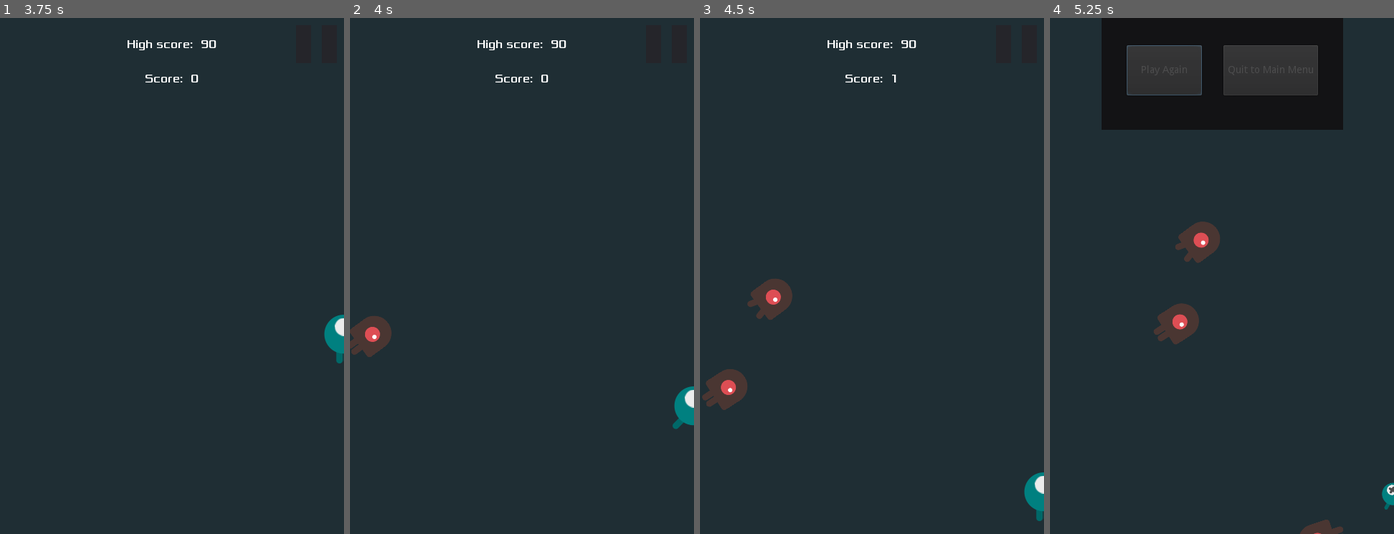
Above: before the commit, frames 1-4 (left to right).
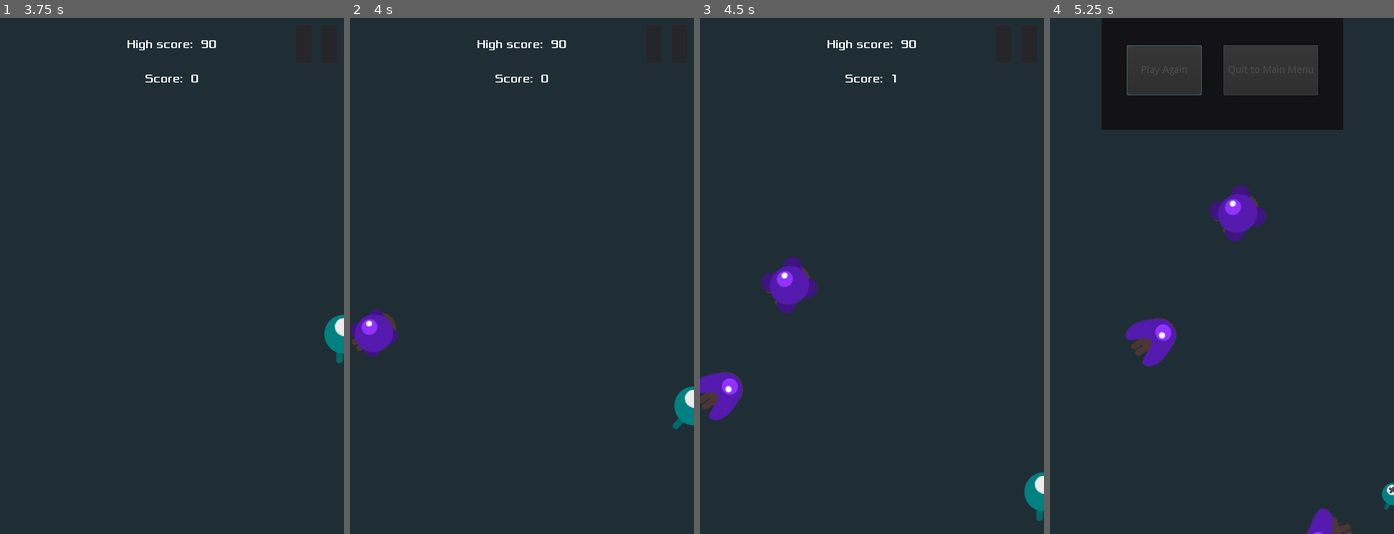
Above: after the commit, the same moments.

Repository: AlixBarreaux/dodge-the-beasties
Game: Godot game, scene res://scenes/Main.tscn
Two runs of this game, one before a commit and one after it. Both use one fixed random seed, a clock stepped at 60 frames per second and the inputs below.
Inputs (mouse positions are in pixels of both pictures, inside the frame that each line leads up to):
- Up to frame 1 (3.75 s): click "Play" at 0.5 s; click (316, 43) at 1.25 s; click "Resume" at 2 s; tap Enter at 2.75 s; move the mouse to (247, 250) at 2.77 s; press the mouse at (247, 250) at 2.78 s; hold D (move_right) 2.78-3.53 s; move the mouse to (103, 301) at 3.52 s; release the mouse at (103, 301) at 3.53 s; hold S (move_down) from 3.53 s (still down); right-click (103, 301) at 3.6 s
- Up to frame 2 (4 s): keep holding S (move_down)
- Up to frame 3 (4.5 s): move the mouse to (906, 162) at 4.27 s; release S (move_down) at 4.28 s; press the mouse at (906, 162) at 4.28 s; hold D (move_right) from 4.28 s (still down)
- Up to frame 4 (5.25 s): move the mouse to (1204, 379) at 5.02 s; release D (move_right) at 5.03 s; release the mouse at (1204, 379) at 5.03 s; hold W (move_up) from 5.03 s (still down); right-click (1204, 379) at 5.1 s; click (1204, 379) at 5.17 s

Frame 1 is identical in both runs. In frame 2, 0.9% of the frame differs, in the area x 0-14%, y 56-66%; in frame 3, 2.3%; in frame 4, 3.6%, in the area x 21-89%, y 32-100%.

Commit message:
Refactor: Spawn random enemies from enemies directory

Diff:
--- a/scenes/Main.tscn
+++ b/scenes/Main.tscn
@@ -1,7 +1,6 @@
-[gd_scene load_steps=9 format=2]
+[gd_scene load_steps=8 format=2]
 
 [ext_resource path="res://scripts/main.gd" type="Script" id=1]
-[ext_resource path="res://scenes/enemy/Enemy.tscn" type="PackedScene" id=2]
 [ext_resource path="res://scenes/Player.tscn" type="PackedScene" id=3]
 [ext_resource path="res://scenes/gui/HUD.tscn" type="PackedScene" id=4]
 [ext_resource path="res://assets/sound/sound-effects/game-over.wav" type="AudioStream" id=6]
@@ -15,7 +14,6 @@
 
 [node name="Main" type="Node"]
 script = ExtResource( 1 )
-enemy_scene = ExtResource( 2 )
 
 [node name="ColorRect" type="ColorRect" parent="."]
 anchor_right = 1.0
--- a/scripts/main.gd
+++ b/scripts/main.gd
@@ -5,7 +5,6 @@
 # ----------------------------- DECLARE VARIABLES -----------------------------
 
 
-export var enemy_scene: PackedScene = null
 # If the game is opened for the first time and no save file is present,
 # the high score is set to this value
 export var default_high_score_value: int = 90
@@ -17,6 +16,7 @@
 
 # Node References:
 onready var hud: CanvasLayer = $HUD
+onready var _enemy_spawn_location: PathFollow2D = $Path2D/EnemySpawnLocation
 onready var player: KinematicBody2D = $Player
 onready var score_timer: Timer = $ScoreTimer
 onready var enemy_timer: Timer = $EnemyTimer
@@ -135,16 +135,30 @@
 	return _saved_high_score
 
 
-func _on_EnemyTimer_timeout() -> void:
-	var _enemy_spawn_location: PathFollow2D = $Path2D/EnemySpawnLocation
-	_enemy_spawn_location.unit_offset = randf()
+var rng = RandomNumberGenerator.new()
+const MIN_ENEMY_SCENE_PATH_NUMBER: int = 1
+const MAX_ENEMY_SCENE_PATH_NUMBER: int = 2
 
-	var _enemy: Object = enemy_scene.instance()
-	self.add_child(_enemy)
+var enemy_scene_path_number: int = 0
+
+const ENEMY_SCENE_PATH_PREFIX: String = "res://scenes/enemy/Enemy"
+const ENEMY_SCENE_PATH_SUFFIX: String = ".tscn"
+
+func get_random_enemy_scene_path() -> String:
+	rng.randomize()
+	enemy_scene_path_number = rng.randi_range(MIN_ENEMY_SCENE_PATH_NUMBER, MAX_ENEMY_SCENE_PATH_NUMBER)
+	var _enemy_scene_path: String = ENEMY_SCENE_PATH_PREFIX + str(enemy_scene_path_number) + ENEMY_SCENE_PATH_SUFFIX
+
+	return _enemy_scene_path
 
 
-	# Set enemy values
-	_enemy.position = _enemy_spawn_location.position
+func _on_EnemyTimer_timeout() -> void:
+	_enemy_spawn_location.unit_offset = randf()
+	var _enemy_instance = load(self.get_random_enemy_scene_path()).instance()
+	self.add_child(_enemy_instance)
+
+	#	# Set enemy values
+	_enemy_instance.position = _enemy_spawn_location.position
 
 	# PI / 2 -> 90 degrees
 	# PI / 4 -> 45
@@ -152,11 +166,11 @@
 	_direction_angle += rand_range(- PI / 4, PI / 4)
 
 
-	_enemy.rotate(_direction_angle)
-	_enemy.direction = Vector2(cos(_direction_angle), sin(_direction_angle))
+	_enemy_instance.rotate(_direction_angle)
+	_enemy_instance.direction = Vector2(cos(_direction_angle), sin(_direction_angle))
 
-	_enemy.setup()
-	_enemy.enable()
+	_enemy_instance.setup()
+	_enemy_instance.enable()
 
 	return
 
